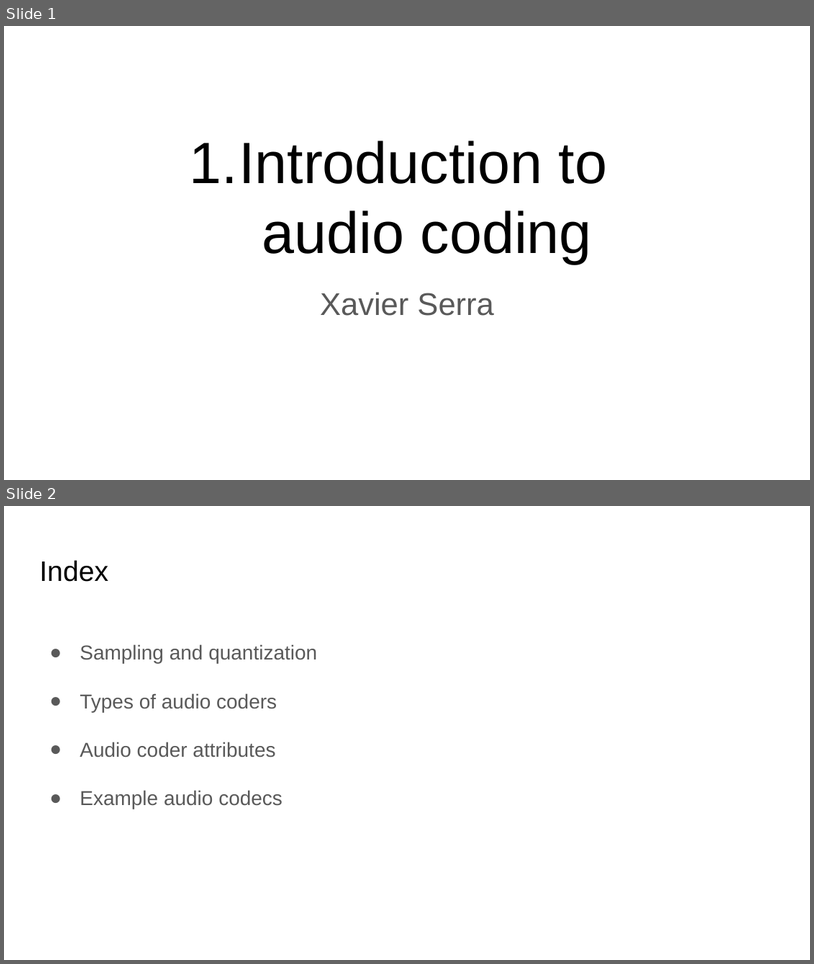
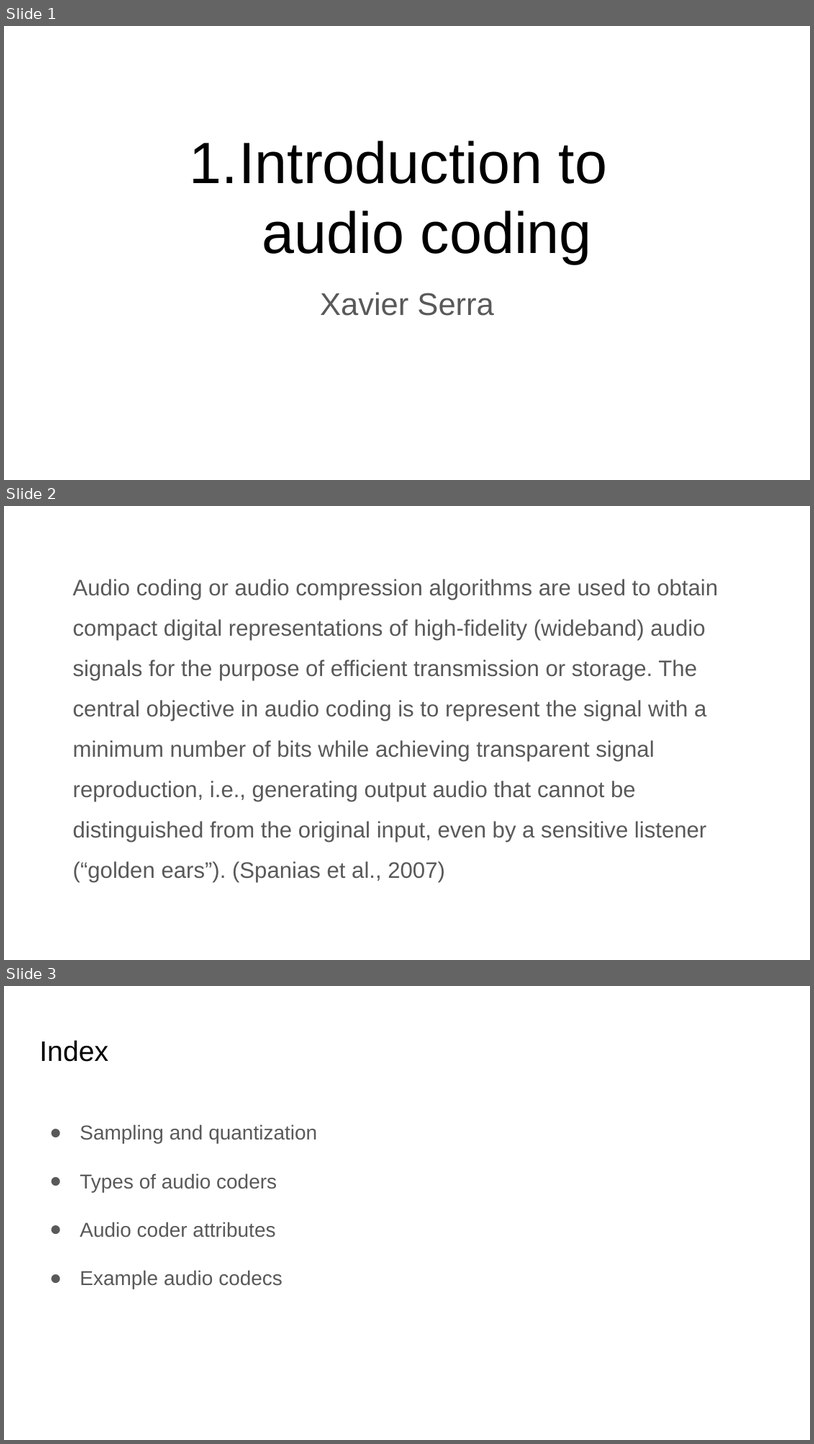
Before and after one commit to xserra/audio-coding-materials, a slide deck: lectures/1. Introduction to audio coding.pptx. Shown one above the other, each under a label of ours: slides 1 and 2 before the commit, slides 1, 2 and 3 after it. The pictures are 814x964 and 814x1444 pixels, drawn with LibreOffice and Linux fonts; fonts in the diff are those of the drawing. Boxes give left, top, right and bottom in pixels: in the first picture for what was removed or moved away, otherwise in the second. Text is boxed around its words. In the diff, an @@ line names an element or a change of style, - is before the commit and + after.

```diff
--- a/lectures/1. Introduction to audio coding.pptx
+++ b/lectures/1. Introduction to audio coding.pptx
@@ slide 2 added at box(4, 506, 810, 960), background #FFFFFF @@
@@ text added at box(73, 579, 718, 883), 20 pt, text #595959 @@
+Audio coding or audio compression algorithms are used to obtain compact digital representations of high-fidelity (wideband) audio signals for the purpose of efficient transmission or storage. The central objective in audio coding is to represent the signal with a minimum number of bits while achieving transparent signal reproduction, i.e., generating output audio that cannot be distinguished from the original input, even by a sensitive listener (“golden ears”). (Spanias et al., 2007)
@@ what was slide 2 is now slide 3 @@
```
Also in this commit, not shown: 3 slides changed.
